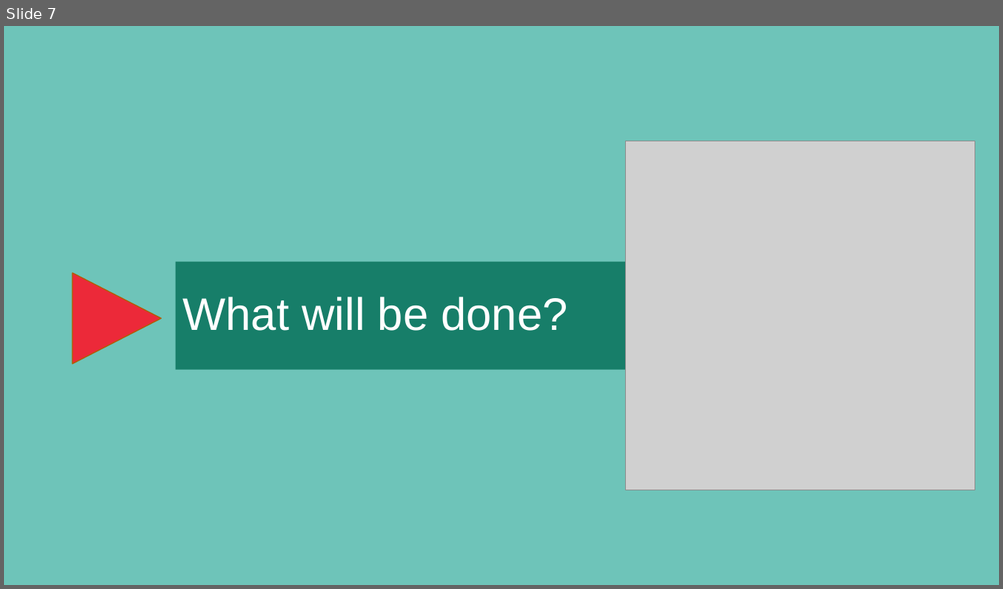
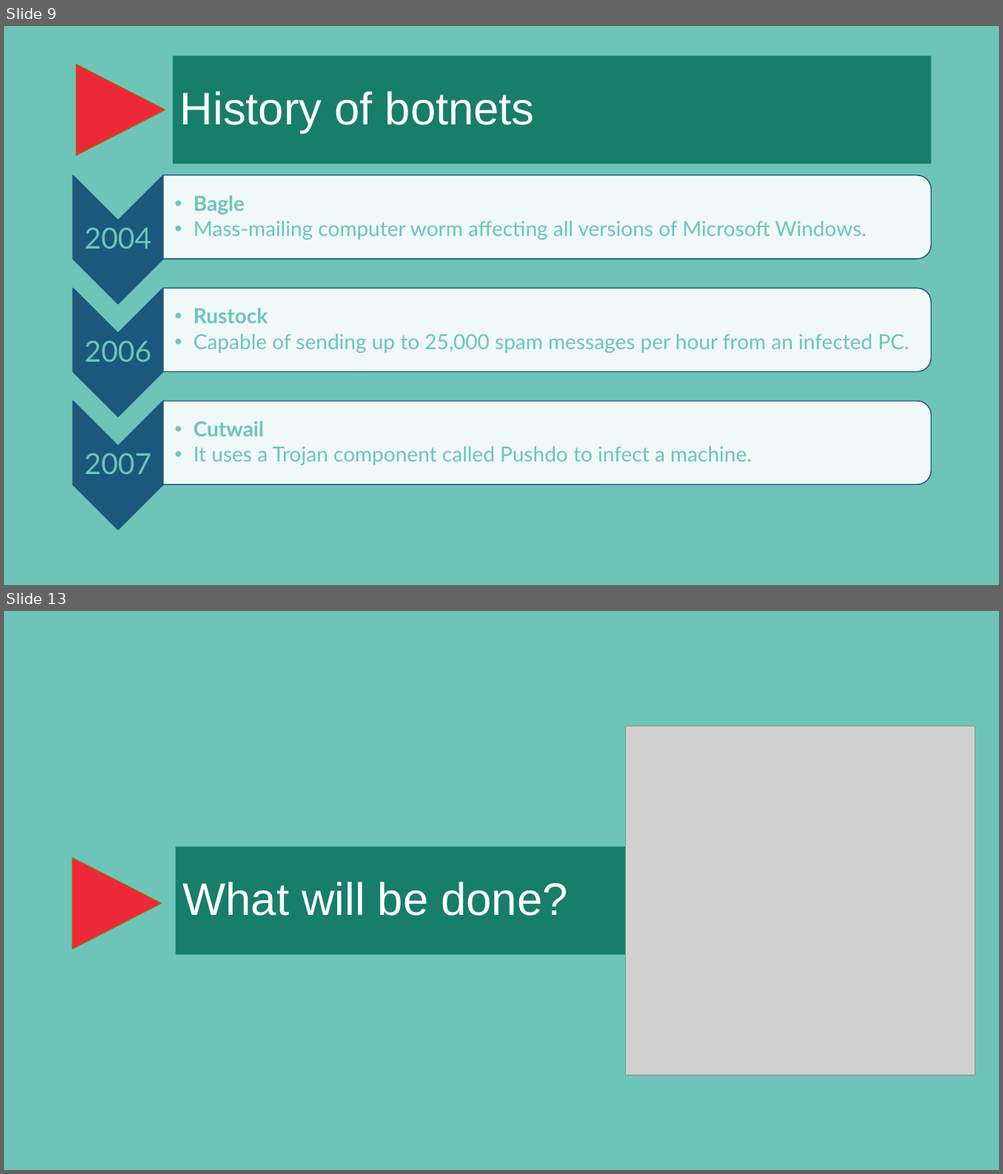
Before and after one commit to jpdias/botnet-lab, a slide deck: report/A hands-on approach on botnets.pptx. Shown one above the other, each under a label of ours: slide 7 before the commit, slides 9 and 13 after it; the slides between them are not shown. The pictures are 1003x589 and 1003x1174 pixels, drawn with LibreOffice and Linux fonts; fonts in the diff are those of the drawing; grey boxes stand for pictures; background and template pictures are left out. Boxes give left, top, right and bottom in pixels: in the first picture for what was removed or moved away, otherwise in the second. Text is boxed around its words. In the diff, an @@ line names an element or a change of style, - is before the commit and + after.

```diff
--- a/report/A hands-on approach on botnets.pptx
+++ b/report/A hands-on approach on botnets.pptx
@@ slide 9 added at (4,26,999,585), background #6EC4B9 @@
@@ triangle added at (76,64,165,156), fill #EC2939, outline #B25E07 1 pt @@
@@ title added at (173,56,930,164), fill #177E69, 44 pt, text #FFFFFF @@
+History of botnets
@@ group added at (73,175,931,531): 6 texts, 3 chevrons, 3 round same rects @@
+2004
+  •• Bagle
+  •• Mass-mailing computer worm affecting all versions of Microsoft Windows.
+2006
+  •• Rustock
+  •• Capable of sending up to 25,000 spam messages per hour from an infected PC.
+2007
+  •• Cutwail
+  •• It uses a Trojan component called Pushdo to infect a machine.
@@ what was slide 7 is now slide 13 @@
```
Also in this commit, not shown: 2 slides changed, 8 other slides added, 3 slides removed.
